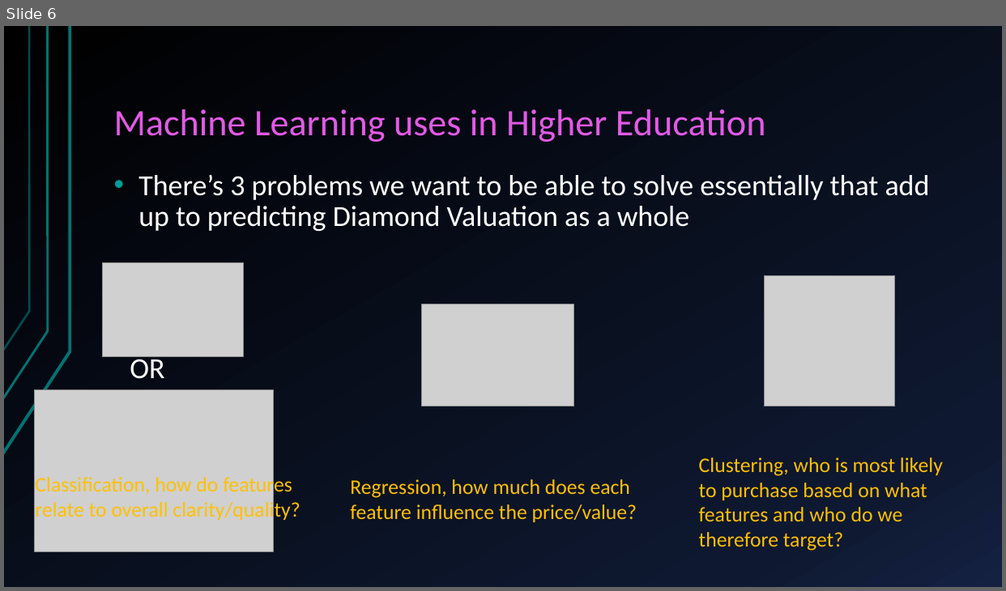
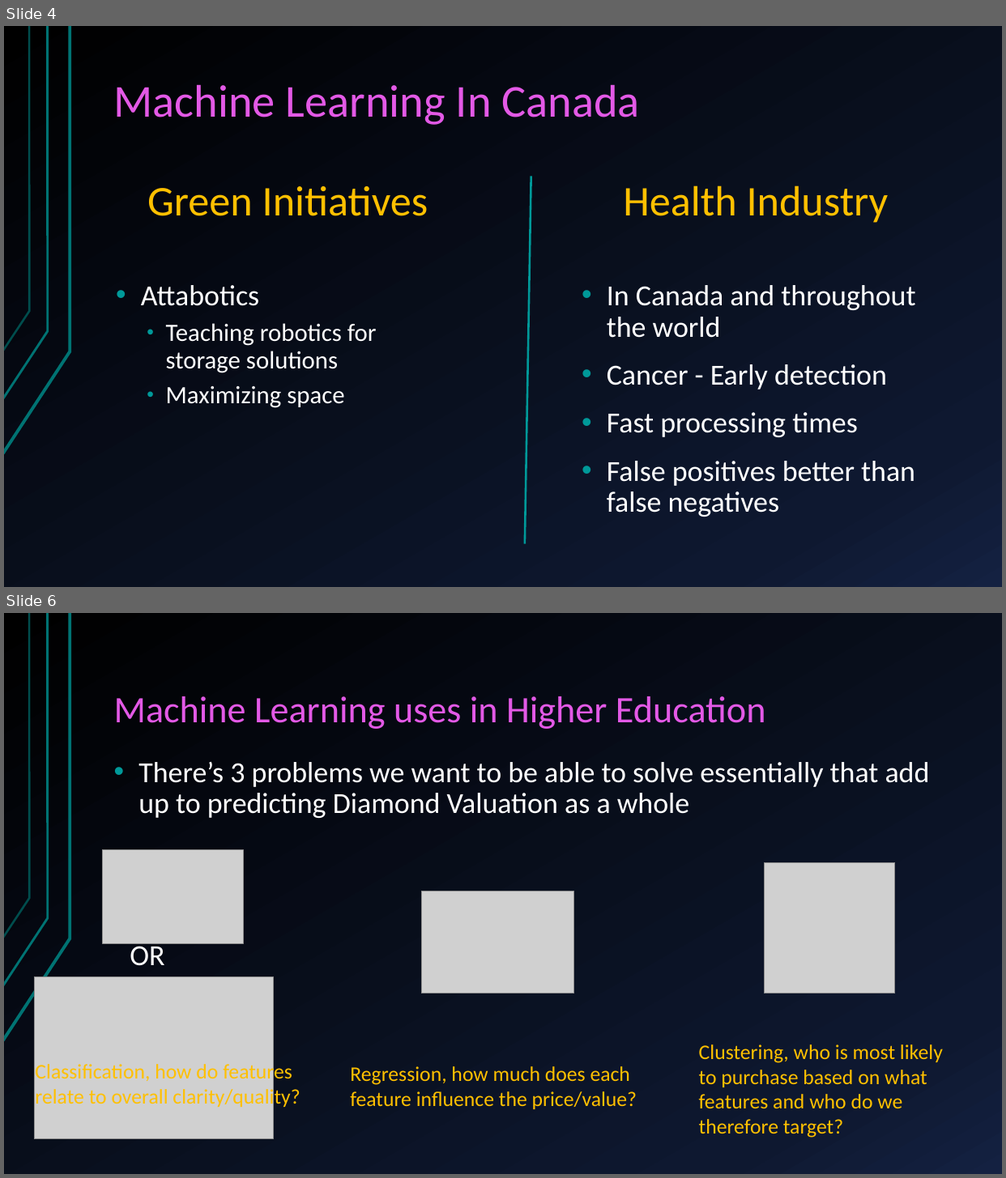
Before and after one commit to Mivenya/lt_presentation, a slide deck: lt_presentation/MWLightning.pptx. Shown one above the other, each under a label of ours: slide 6 before the commit, slides 4 and 6 after it; the slides between them are not shown. The pictures are 1006x591 and 1006x1178 pixels, drawn with LibreOffice and Linux fonts; fonts in the diff are those of the drawing; grey boxes stand for pictures. Boxes give left, top, right and bottom in pixels: in the first picture for what was removed or moved away, otherwise in the second. Text is boxed around its words. In the diff, an @@ line names an element or a change of style, - is before the commit and + after.

```diff
--- a/lt_presentation/MWLightning.pptx
+++ b/lt_presentation/MWLightning.pptx
@@ slide 4 added at [4, 26, 1002, 587], background gradient #000000 to #0F1931 to #142242; not listed: 3 template elements that a slide beside it also shows @@
@@ title added at [114, 84, 640, 125], 44 pt, text #E359E6 @@
+Machine Learning In Canada
@@ text added at [147, 186, 428, 216], 40.7 pt, text #FFC000 @@
+Green Initiatives
@@ line added from (531, 177) to (525, 544), #009999 2 pt @@
@@ text added at [623, 186, 889, 223], 40.7 pt, text #FFC000 @@
+Health Industry
@@ text added at [141, 285, 377, 408], 24 pt, text #FFFFFF @@
+• Attabotics
+  • Teaching robotics for storage solutions
+  • Maximizing space
@@ text added at [607, 285, 915, 517], 28 pt, text #FFFFFF @@
+• In Canada and throughout the world
+• Cancer - Early detection
+• Fast processing times
+• False positives better than false negatives
```
Also in this commit, not shown: 4 slides changed, 1 other slide added, 2 slides removed, 6 other files.
